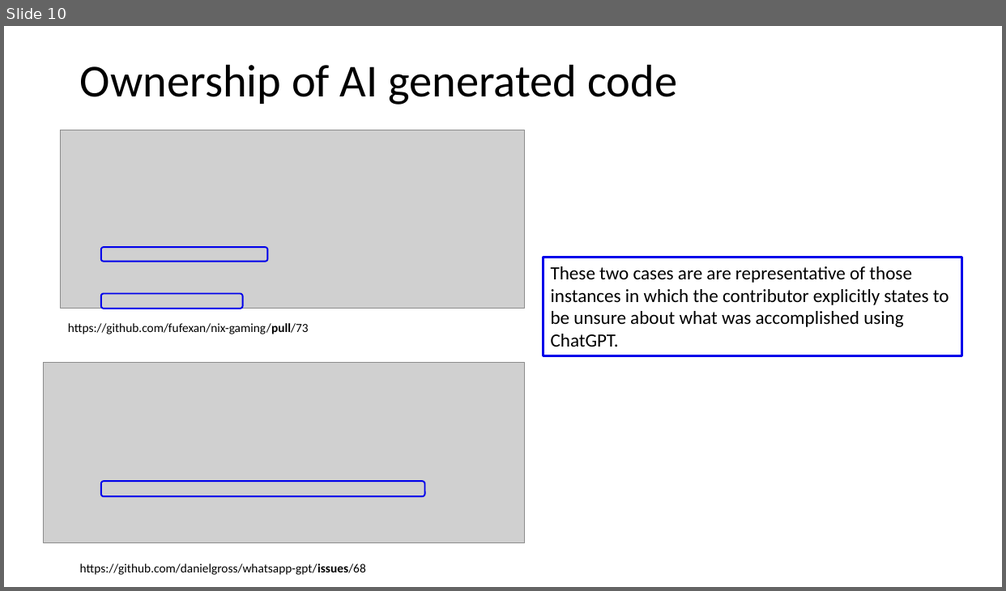
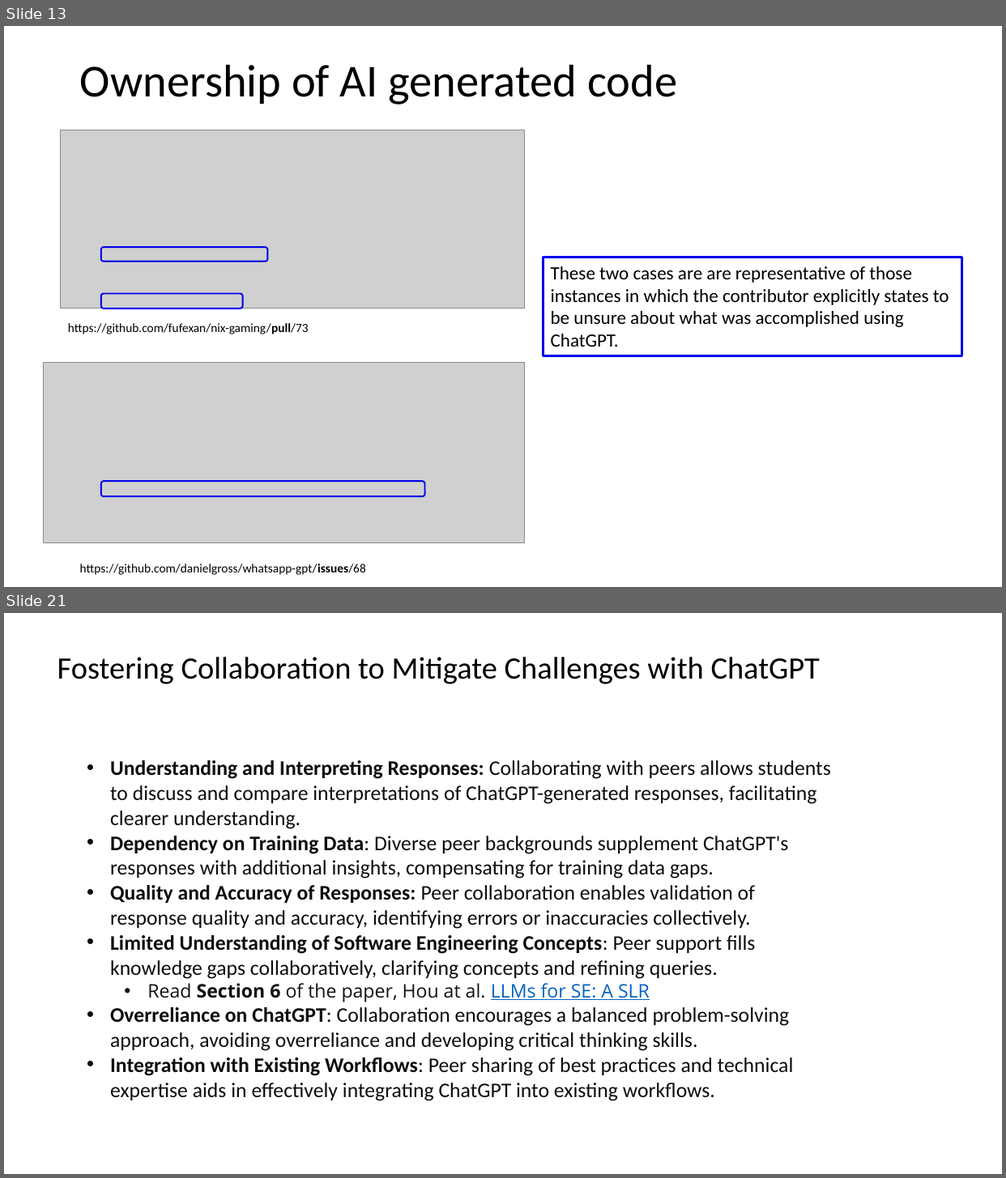
Before and after one commit to johnxu21/johnxu21.github.io, a slide deck: teaching/CS472/Timetable/LLM.pptx. Shown one above the other, each under a label of ours: slide 10 before the commit, slides 13 and 21 after it; the slides between them are not shown. The pictures are 1006x591 and 1006x1178 pixels, drawn with LibreOffice and Linux fonts; fonts in the diff are those of the drawing; grey boxes stand for pictures. Boxes give left, top, right and bottom in pixels: in the first picture for what was removed or moved away, otherwise in the second. Text is boxed around its words. In the diff, an @@ line names an element or a change of style, - is before the commit and + after.

Commit message:
ChatPGT tasks

```diff
--- a/teaching/CS472/Timetable/LLM.pptx
+++ b/teaching/CS472/Timetable/LLM.pptx
@@ slide 21 added at (4, 613, 1002, 1174), background #FFFFFF @@
@@ title added at (57, 657, 820, 684), 30 pt, text #000000 @@
+Fostering Collaboration to Mitigate Challenges with ChatGPT
@@ text added at (110, 760, 831, 1101), 20 pt, text #0D0D0D @@
+• Understanding and Interpreting Responses: Collaborating with peers allows students to discuss and compare interpretations of ChatGPT-generated responses, facilitating clearer understanding.
+• Dependency on Training Data: Diverse peer backgrounds supplement ChatGPT's responses with additional insights, compensating for training data gaps.
+• Quality and Accuracy of Responses: Peer collaboration enables validation of response quality and accuracy, identifying errors or inaccuracies collectively.
+• Limited Understanding of Software Engineering Concepts: Peer support fills knowledge gaps collaboratively, clarifying concepts and refining queries.
+  • Read Section 6 of the paper, Hou at al. LLMs for SE: A SLR
+• Overreliance on ChatGPT: Collaboration encourages a balanced problem-solving approach, avoiding overreliance and developing critical thinking skills.
+• Integration with Existing Workflows: Peer sharing of best practices and technical expertise aids in effectively integrating ChatGPT into existing workflows.
@@ what was slide 10 is now slide 13 @@
```
Also in this commit, not shown: 5 slides changed, 9 other slides added, 3 other files.
